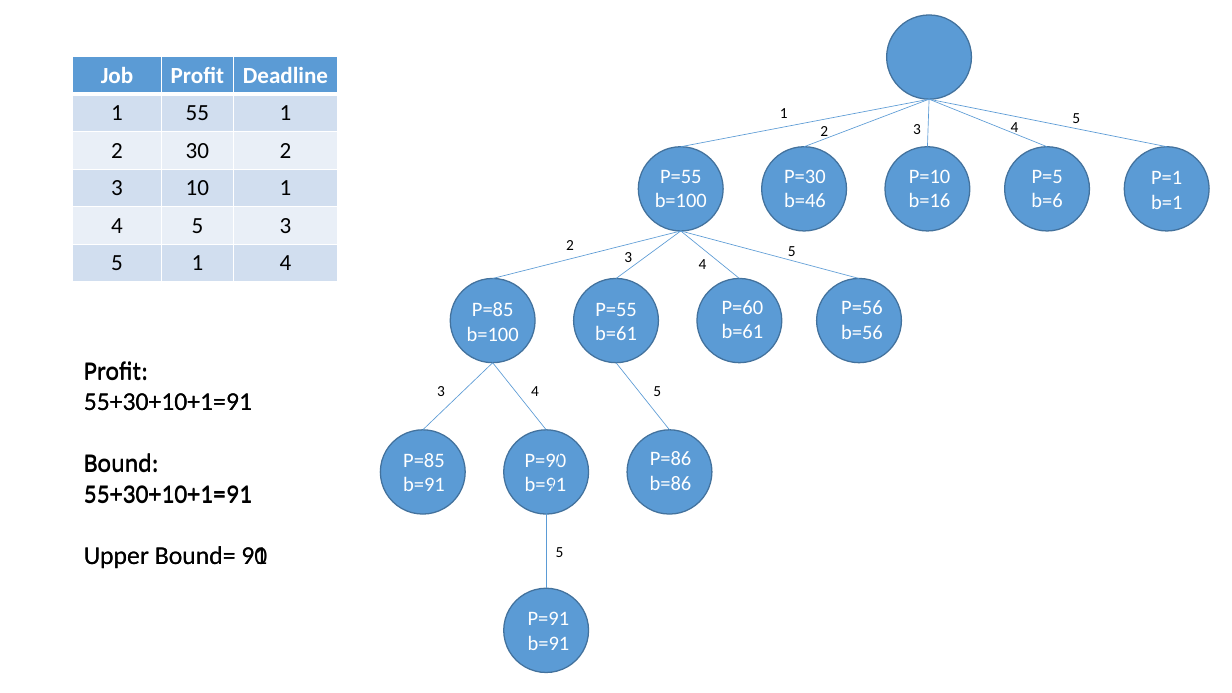
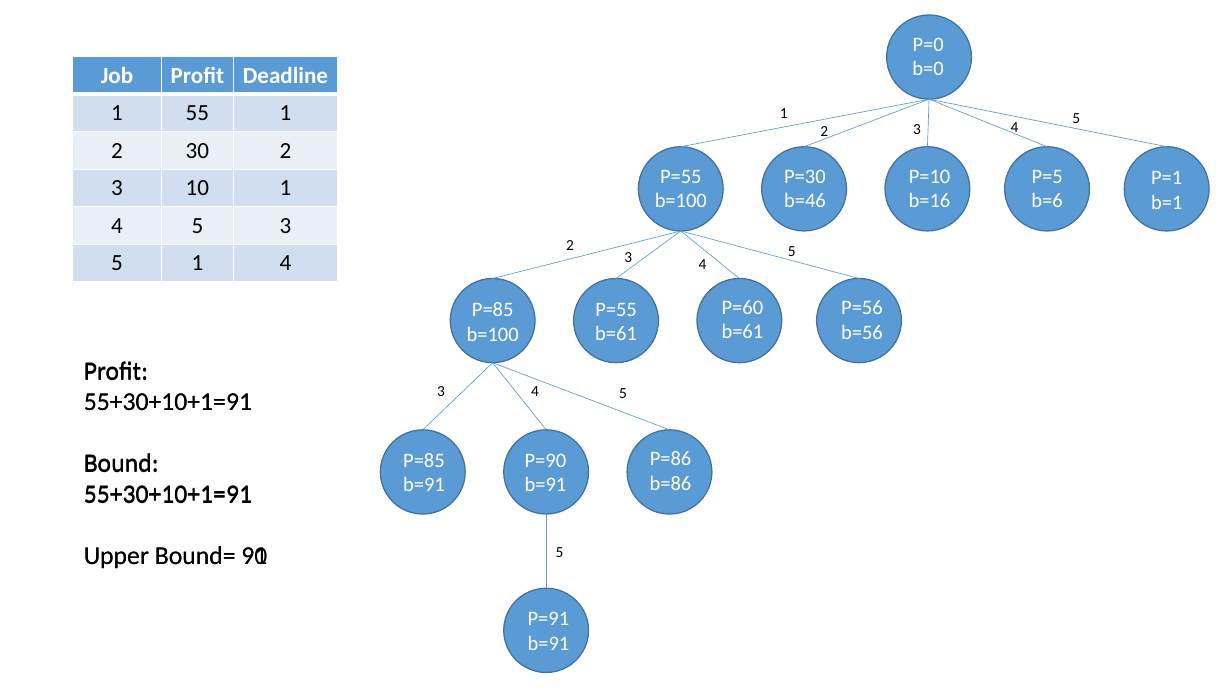
Before and after one commit to andy6804tw/Branch-and-bound, a slide deck: slide 13 of Job Scheduling/assignment/graph.pptx. Drawn at 1232x693 pixels with LibreOffice and Linux fonts; fonts in the diff are those of the drawing. Boxes give left, top, right and bottom in pixels: in the first picture for what was removed or moved away, otherwise in the second. Text is boxed around its words. In the diff, an @@ line names an element or a change of style, - is before the commit and + after.

Commit message:
modify PPT

```diff
--- a/Job Scheduling/assignment/graph.pptx
+++ b/Job Scheduling/assignment/graph.pptx
@@ text added at box(912, 37, 944, 75), 16 pt, text #FFFFFF @@
+P=0
+b=0
@@ line moved from (616, 363) - (670, 430) to (493, 363) - (670, 430) @@
@@ text "5": place and size @@
-text "5" at box(653, 386, 661, 396)
+text "5" at box(619, 388, 627, 398)
```
Also in this commit, not shown: 13 other slides changed.
